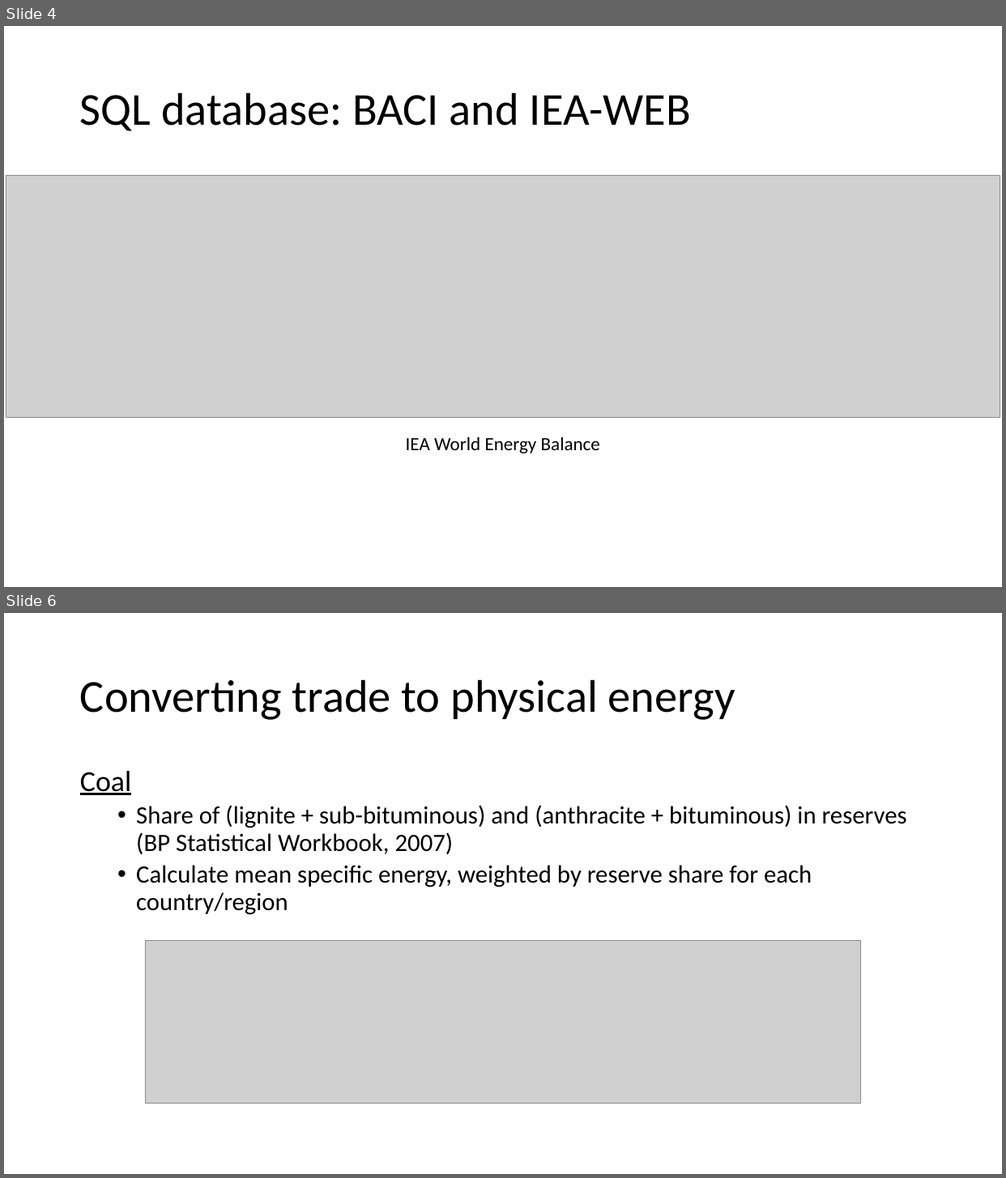
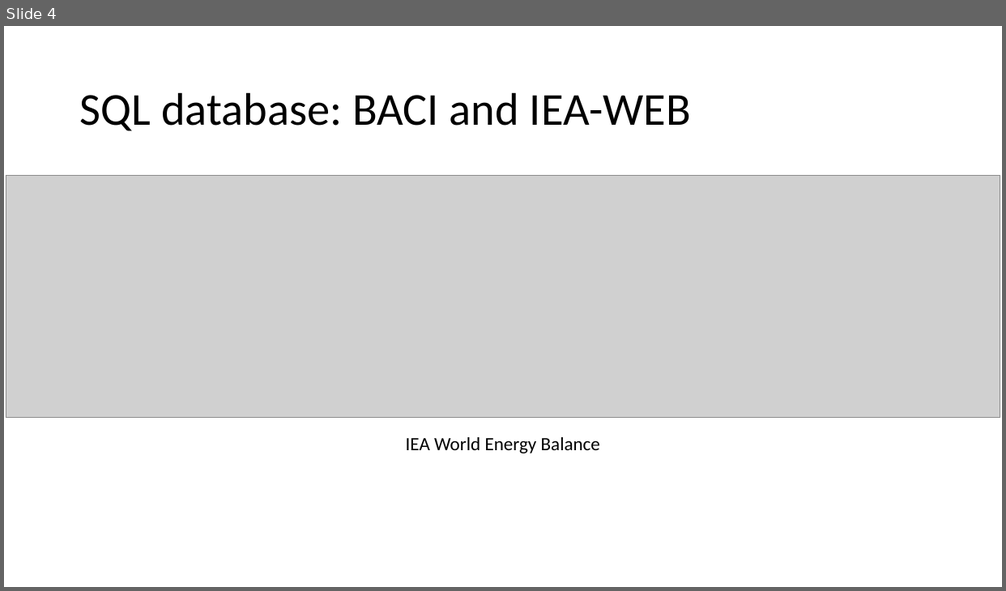
Before and after one commit to junukitashepard/message_trade, a slide deck: presentations/Update_2019-06-12.pptx. Shown one above the other, each under a label of ours: slides 4 and 6 before the commit, slide 4 after it; the slides between them are not shown. The pictures are 1006x1178 and 1006x591 pixels, drawn with LibreOffice and Linux fonts; fonts in the diff are those of the drawing; grey boxes stand for pictures. Boxes give left, top, right and bottom in pixels: in the first picture for what was removed or moved away, otherwise in the second. Text is boxed around its words. In the diff, an @@ line names an element or a change of style, - is before the commit and + after.

```diff
--- a/presentations/Update_2019-06-12.pptx
+++ b/presentations/Update_2019-06-12.pptx
@@ slide 6 removed at <box>4,613,1002,1174</box>, background #FFFFFF @@
@@ title removed at <box>80,679,735,720</box> @@
-Converting trade to physical energy
@@ text removed at <box>80,771,907,915</box> @@
-Coal
-  • Share of (lignite + sub-bituminous) and (anthracite + bituminous) in reserves (BP Statistical Workbook, 2007)
-  • Calculate mean specific energy, weighted by reserve share for each country/region
@@ picture removed at <box>146,941,861,1104</box> @@
```
Also in this commit, not shown: 1 slide changed, 1 other slide removed.
